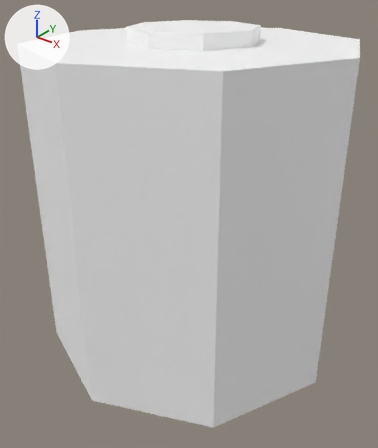
A saved change to the glTF model assets/objects/Personal Care/Tissue Roll Pack/Tissue Roll Pack.glb.
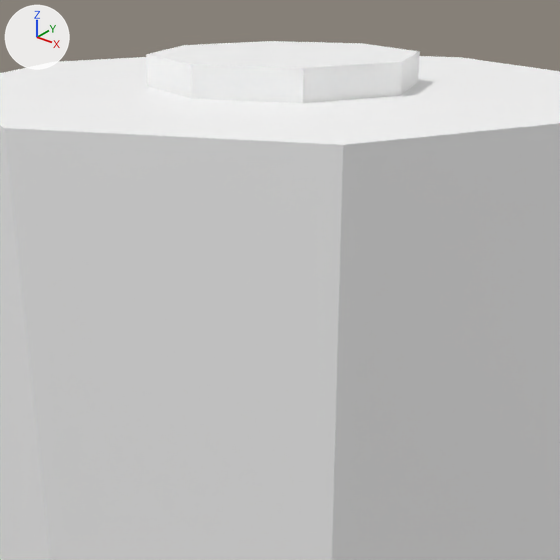
Each version appears first whole from a camera (50 mm lens) standing at (1.98, -2.52, 1.37) and looking at (0.02, -0.08, -0.14), and next in a close-up on the part from 14% to 87% of the width and 0% to 62% of the height. Lighting does not change. The marker at upper left points along +X, +Y and +Z. The first two pictures are the older version. Where no turn or scale is listed for an object, it has been applied to the vertices. Vertices at exactly the same position are counted once.
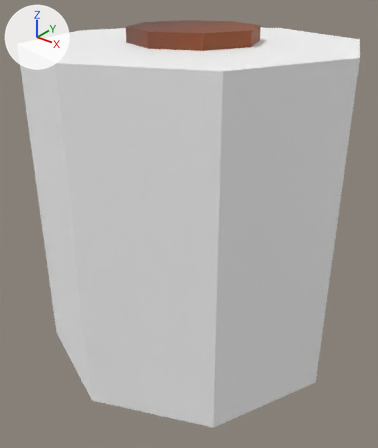
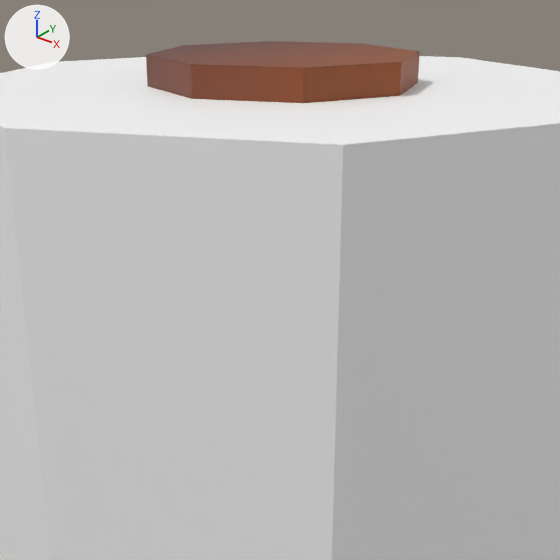
Where the change shows, as pixel boxes (x1, y1, x2, y2) in the close-ups (560 x 560 px):
'Cylinder.001', surface changed (white to brown): (146, 41, 420, 103) in both

What changed in the scene script:
```text
Add img_wood_texture:
    img_wood_texture = load_image('Wood Texture', '_unpacked/Wood_Texture', 1024, 1024, 'sRGB')
Change mat_material_002:
    remove mat_material_002.base_color = (1.0, 1.0, 1.0)  # white #ffffff
    add mat_material_002.texture = img_wood_texture
Change me_cylinder_001:
    where me_cylinder_001.from_pydata(...)  # 16 vertices, 28 faces; spans x -0.39..0.39, y -0.39..0.39, z -1.76..0.39
    used by ob_cylinder_001; location = (0.0, 0.0, 0.694)
    me_cylinder_001 part 1: texture (UV) coordinates of 28 of 28 faces, centred in x -0.35..0.35, y -0.35..0.35, z -1.76..0.39, changed; they spanned u 0.0..1.0, v 0.01..1.0 and now span u 0.0..1.0, v 0.0..0.78
```
